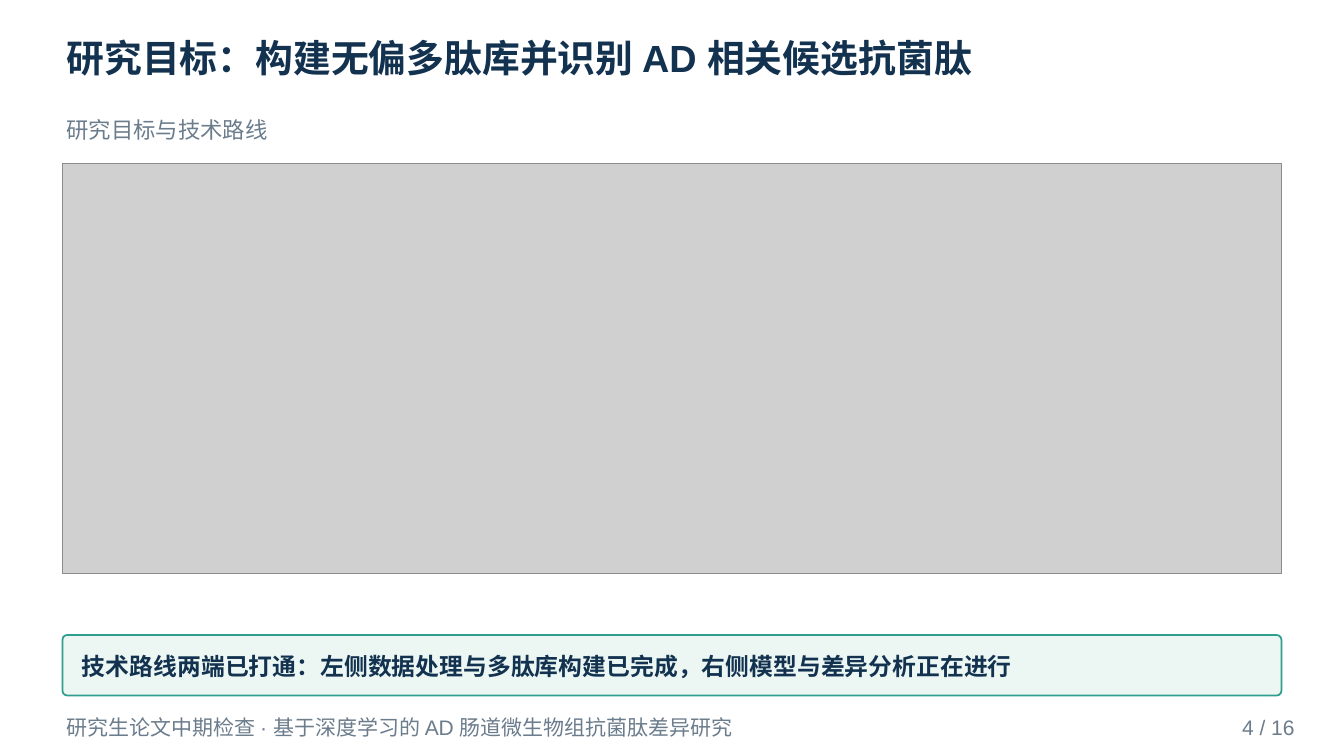
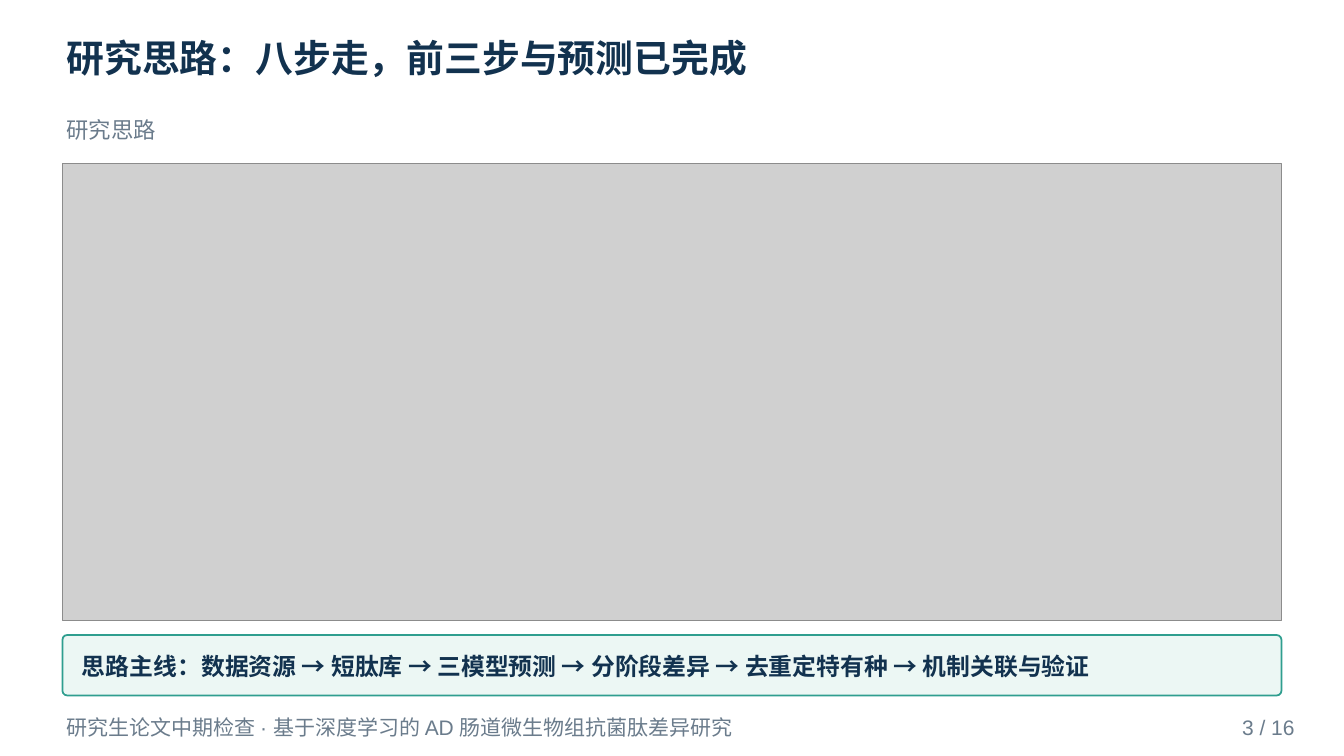
Before and after one commit to mqgg5630-cyber/zhongqi, a slide deck: slide 3 of deliverable/中期答辩.pptx (slide 4 before the commit). Drawn at 1344x756 pixels with LibreOffice and Linux fonts; fonts in the diff are those of the drawing; grey boxes stand for pictures. Boxes give left, top, right and bottom in pixels: in the first picture for what was removed or moved away, otherwise in the second. Text is boxed around its words. In the diff, an @@ line names an element or a change of style, - is before the commit and + after.

```diff
--- a/deliverable/中期答辩.pptx
+++ b/deliverable/中期答辩.pptx
@@ text at (67, 39, 747, 77): text changed @@
-研究目标：构建无偏多肽库并识别 AD 相关候选抗菌肽
+研究思路：八步走，前三步与预测已完成
@@ text at (67, 119, 156, 140): text changed @@
-研究目标与技术路线
+研究思路
@@ picture: place and size @@
-picture at (63, 163, 1281, 574)
+picture at (63, 163, 1281, 621)
@@ text in rounded rectangle at (82, 654, 1090, 678): text changed @@
-技术路线两端已打通：左侧数据处理与多肽库构建已完成，右侧模型与差异分析正在进行
+思路主线：数据资源 → 短肽库 → 三模型预测 → 分阶段差异 → 去重定特有种 → 机制关联与验证
@@ text at (1242, 720, 1294, 735): text changed @@
-4 / 16
+3 / 16
```
Also in this commit, not shown: 12 other slides changed, 1 slide added, 1 slide removed, 24 other files.
